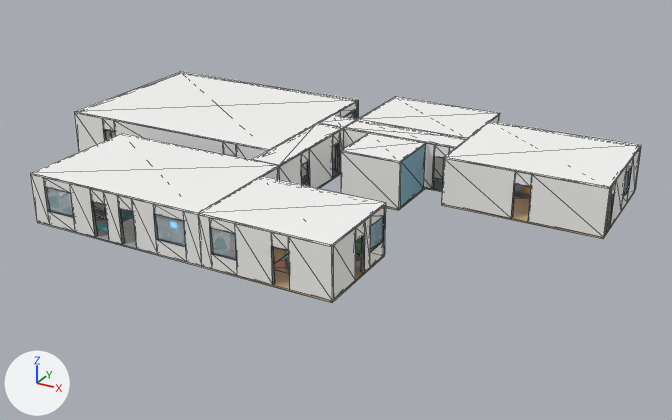
Two versions of the glTF model compose/ai_company_floor.glb, one commit apart.
Before and after are seen from a 50 mm lens placed at (39.9, -35.7, 22.8), pointed at (14.8, 9.8, 0.1). Lighting does not change. The marker at lower left points along +X, +Y and +Z. The older version comes first. Mesh edges are drawn as thin lines on the coarser meshes. Where no turn or scale is listed for an object, it has been applied to the vertices.

In view in the first picture: 'T00_Ceiling', 'T00_Wall_S', 'T01_Ceiling', 'T01_Wall_E', 'T01_Wall_S', 'T02_Wall_S', 'T04_Ceiling', 'T04_Wall_S', 'T06_Ceiling', 'T07_Wall_S', 'T08_Ceiling', 'T08_Wall_S' and 35 more.
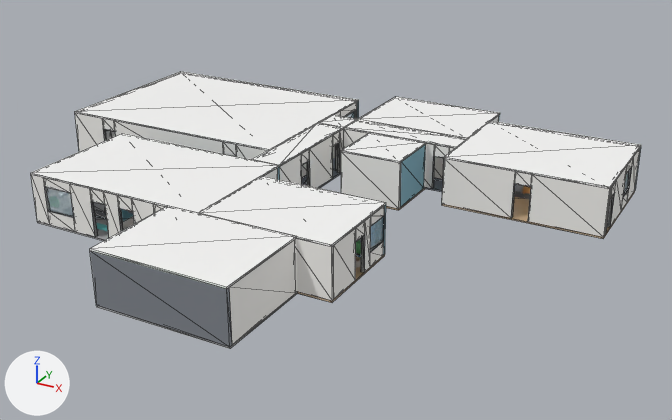
Changed parts and their boxes [x1, y1, x2, y2] in the pictures (672 x 420 px):
'T09_Ceiling', added
    after: [90, 206, 297, 289]
'T09_Wall_N', added
    after: [90, 251, 232, 347]
'T09_Wall_W', added
    after: [230, 240, 296, 345]
'T09_Floor', added
    after: [96, 292, 298, 349]
'T01_Wall_S', unchanged, covered by the edit
    before: [198, 215, 334, 301]
    after: [297, 239, 334, 301]

The change, as a list of edits to the scene's bpy script:
```text
Add mat_wall_009:
    mat_wall_009 = principled_material('wall.009')
    mat_wall_009.base_color = (0.93, 0.92, 0.89)  # white #f7f6f2
    mat_wall_009.roughness = 0.55
Add mat_wall_dark:
    mat_wall_dark = principled_material('wall_dark')
    mat_wall_dark.base_color = (0.22, 0.24, 0.27)  # grey #81868e
    mat_wall_dark.roughness = 0.55
Add mat_floor_concrete_001:
    mat_floor_concrete_001 = principled_material('floor_concrete.001')
    mat_floor_concrete_001.base_color = (0.45, 0.45, 0.46)  # grey #b3b3b5
    mat_floor_concrete_001.roughness = 0.55
Add mat_ceiling_009:
    mat_ceiling_009 = principled_material('ceiling.009')
    mat_ceiling_009.base_color = (0.96, 0.96, 0.95)  # white #fafaf9
    mat_ceiling_009.roughness = 0.55
Add me_wall_w_009:
    me_wall_w_009.from_pydata(...)  # a box spanning x -0.2..0.0, y -5.8..-0.2, z 0.0..3.0
    me_wall_w_009.materials.append(mat_wall_009)  # white #f7f6f2
Add me_wall_s_009:
    me_wall_s_009.from_pydata(...)  # 20 vertices, 36 faces; spans x -8.0..0.0, y -0.2..0.0, z 0.0..3.0
    me_wall_s_009.materials.append(mat_wall_009)  # white #f7f6f2
Add me_wall_n_009:
    me_wall_n_009.from_pydata(...)  # a box spanning x -8.0..0.0, y -6.0..-5.8, z 0.0..3.0
    me_wall_n_009.materials.append(mat_wall_dark)  # grey #81868e
Add me_floor_009:
    me_floor_009.from_pydata(...)  # a box spanning x -8.0..0.0, y -6.0..0.0, z -0.1..0.0
    me_floor_009.materials.append(mat_floor_concrete_001)  # grey #b3b3b5
Add me_ceiling_009:
    me_ceiling_009.from_pydata(...)  # a box spanning x -8.0..0.0, y -6.0..0.0, z 3.0..3.1
    me_ceiling_009.materials.append(mat_ceiling_009)  # white #fafaf9
Add ob_t09_wall_w:
    ob_t09_wall_w = bpy.data.objects.new('T09_Wall_W', me_wall_w_009)
    ob_t09_wall_w.location = (18.0, 0.0, 0.0)
Add ob_t09_wall_s:
    ob_t09_wall_s = bpy.data.objects.new('T09_Wall_S', me_wall_s_009)
    ob_t09_wall_s.location = (18.0, 0.0, 0.0)
Add ob_t09_wall_n:
    ob_t09_wall_n = bpy.data.objects.new('T09_Wall_N', me_wall_n_009)
    ob_t09_wall_n.location = (18.0, 0.0, 0.0)
Add ob_t09_floor:
    ob_t09_floor = bpy.data.objects.new('T09_Floor', me_floor_009)
    ob_t09_floor.location = (18.0, 0.0, 0.0)
Add ob_t09_ceiling:
    ob_t09_ceiling = bpy.data.objects.new('T09_Ceiling', me_ceiling_009)
    ob_t09_ceiling.location = (18.0, 0.0, 0.0)
```
